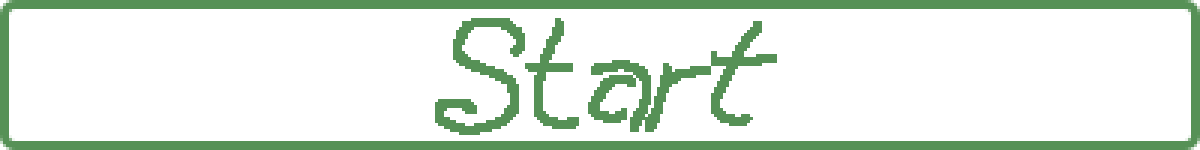
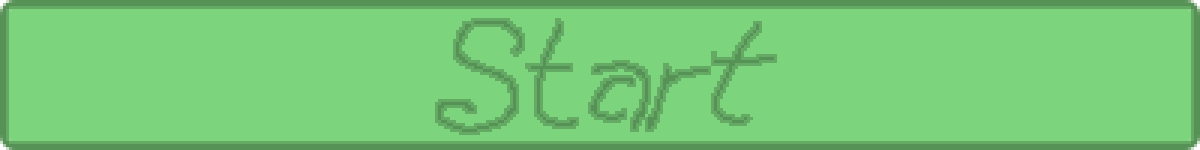
Two versions of the same layered image (1200×150). Layer-by-layer changes:
added layer "Layer 2" above "Layer 1" over [6, 6, 1194, 144]
